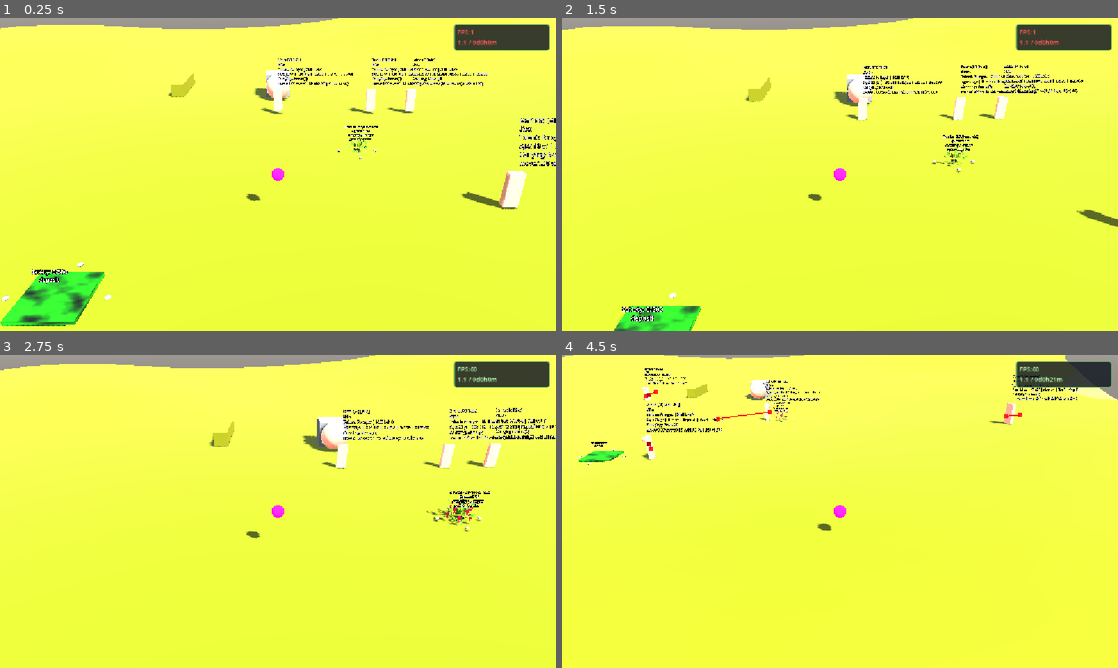
Above: before the commit, frames 1-4 (two rows, left to right).
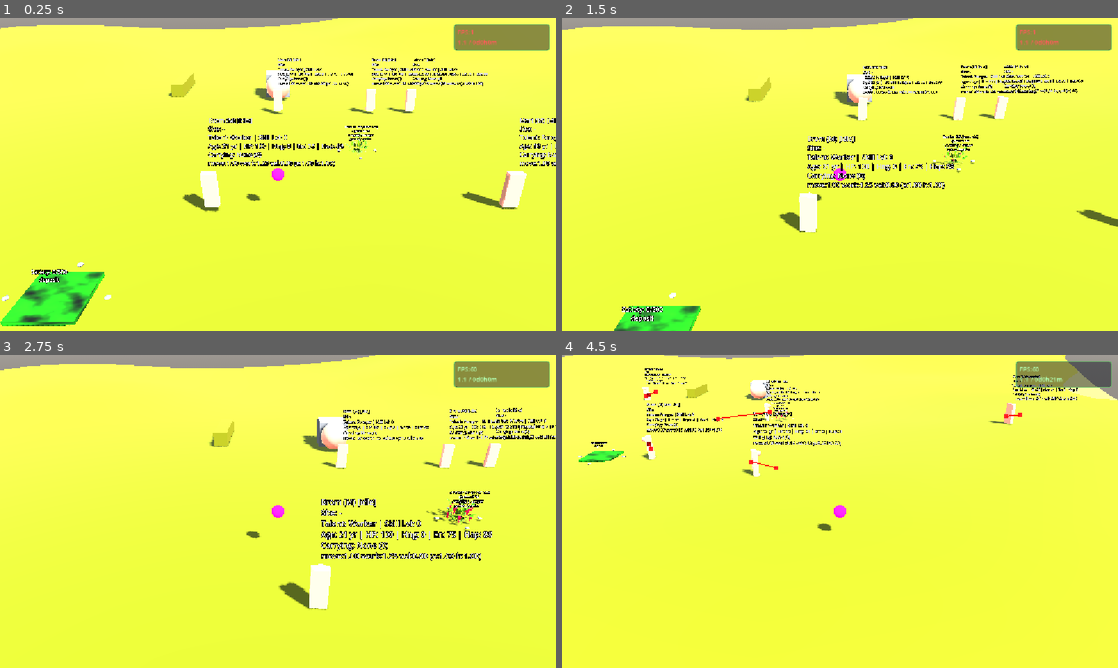
Above: after the commit, the same moments.

Repository: snowydad/Tribe
Game: Godot game, scene res://src/main/main.tscn
Same seed, same stepped clock (60 frames per second), same inputs: the game is played once before the commit and once after it. The project has no main scene, so this scene is started directly.
Inputs (mouse positions are in pixels of both pictures, inside the frame that each line leads up to):
- Up to frame 1 (0.25 s): no input
- Up to frame 2 (1.5 s): tap Enter at 0.5 s; move the mouse to (962, 158) at 0.52 s; tap 0 at 0.6 s; click (962, 158) at 0.67 s; tap Space at 1.25 s; drag from (728, 190) to (812, 237) at 1.27 s
- Up to frame 3 (2.75 s): tap Enter at 2 s; move the mouse to (333, 442) at 2.02 s; tap 2 at 2.1 s; click (333, 442) at 2.17 s
- Up to frame 4 (4.5 s): drag from (812, 574) to (673, 464) at 2.77 s; move the mouse to (1006, 558) at 3.52 s; tap 4 at 3.6 s; click (1006, 558) at 3.67 s; drag from (673, 464) to (756, 433) at 4.27 s

The runs differ from the first frame. In frame 1, 2.7% of the frame differs, in the area x 32-99%, y 2-62%; in frame 2, 2.8%; in frame 3, 3.4%, in the area x 50-99%, y 2-82%; in frame 4, 1.9%.

Commit message:
Char behavior

Diff:
--- a/src/autoload/TimeManager.gd
+++ b/src/autoload/TimeManager.gd
@@ -11,7 +11,7 @@
 const SAVE_PATH: String = "user://time_data.json"
 
 # Настройки из game_config.ini
-var seconds_per_year: float = 86400.0
+var seconds_per_year: float = 43200.0	#86400.0
 var day_night_cycle_seconds: float = 900.0
 
 var current_year: int = 1
--- a/src/environment/storage.gd
+++ b/src/environment/storage.gd
@@ -1,6 +1,6 @@
 # ==============================================================================
 # storage.gd — склад WorkSite: deposit / withdraw, сытость, WP = Marker3D
-# ОБНОВЛЕНО: 2026-10-09 — cleanup
+# ОБНОВЛЕНО: 2026-10-13 — never path to storage center
 # ==============================================================================
 extends Node3D
 class_name StorageSite
@@ -252,8 +252,24 @@
 			_occupied_slots[req_id] = best_i
 		return (markers[best_i] as Node3D).global_position
 
-	# нет свободных Marker — центр (лучше не доходить сюда)
-	return global_position
+	# все WP заняты — НЕ центр (navmesh/obstacle): ближайший marker или кольцо 1.2м
+	if markers.size() > 0:
+		var near_i: int = 0
+		var near_d: float = INF
+		for i in range(markers.size()):
+			var m2: Node3D = markers[i] as Node3D
+			if m2 == null:
+				continue
+			var d2: float = from.distance_to(m2.global_position)
+			if d2 < near_d:
+				near_d = d2
+				near_i = i
+		# не бронируем занятый слот — ждём у точки
+		return (markers[near_i] as Node3D).global_position
+
+	# нет Marker3D в сцене — кольцо вокруг, не origin
+	var ang: float = randf() * TAU
+	return global_position + Vector3(cos(ang), 0.0, sin(ang)) * 1.2
 
 
 func release_work_point(requester: Node3D) -> void:
--- a/src/main/main.tscn
+++ b/src/main/main.tscn
@@ -88,6 +88,9 @@
 [node name="Character4" parent="." unique_id=1439994891 instance=ExtResource("2_ab7mr")]
 transform = Transform3D(0.9987056, 0, -0.05086355, 0, 1, 0, 0.05086355, 0, 0.9987056, 9.491768, 2.620082, 22.519714)
 
+[node name="Character5" parent="." unique_id=311025156 instance=ExtResource("2_ab7mr")]
+transform = Transform3D(0.9987056, 0, -0.05086355, 0, 1, 0, 0.05086355, 0, 0.9987056, -2.7363024, 2.620082, 22.519714)
+
 [node name="DevBox" type="CSGBox3D" parent="." unique_id=1420518224]
 transform = Transform3D(1, 0, 0, 0, 1, 0, 0, 0, 1, 0, 2.1304998, 3.8581338)
 size = Vector3(2, 2, 2)
--- a/src/ui/CharacterInfoPanel.gd
+++ b/src/ui/CharacterInfoPanel.gd
@@ -1,6 +1,6 @@
 # ==============================================================================
 # CharacterInfoPanel.gd — HUD: FPS + время + инфо выбранного перса
-# ОБНОВЛЕНО: 2026-10-13 — work%% + eta in speeds line
+# ОБНОВЛЕНО: 2026-10-13 — label top-left, fill panel (no vertical jump)
 # res://src/ui/CharacterInfoPanel.gd
 # ==============================================================================
 extends PanelContainer
@@ -40,6 +40,7 @@
 
 func _apply_top_right_layout() -> void:
 	var panel_size: Vector2 = panel_size_expanded if _selected != null else panel_size_compact
+	# якорь верх-право: верхняя кромка не ездит при смене высоты
 	anchor_left = 1.0
 	anchor_top = 0.0
 	anchor_right = 1.0
@@ -50,10 +51,15 @@
 	offset_top = margin.y
 	offset_right = -margin.x
 	offset_bottom = margin.y + panel_size.y
+	if _label:
+		_label.vertical_alignment = VERTICAL_ALIGNMENT_TOP
+		_label.horizontal_alignment = HORIZONTAL_ALIGNMENT_LEFT
+		_label.size_flags_vertical = Control.SIZE_EXPAND_FILL
+		_label.size_flags_horizontal = Control.SIZE_EXPAND_FILL
 
 func _build_style() -> void:
 	var style := StyleBoxFlat.new()
-	style.bg_color = Color(0.08, 0.1, 0.14, 0.85)
+	style.bg_color = Color(0.08, 0.1, 0.14, 0.5)
 	style.border_color = Color(0.4, 0.75, 0.4, 0.9)
 	style.set_border_width_all(2)
 	style.set_corner_radius_all(6)
@@ -65,10 +71,16 @@
 	if _label == null:
 		_label = Label.new()
 		_label.name = "HudLabel"
-		_label.horizontal_alignment = HORIZONTAL_ALIGNMENT_LEFT
-		_label.vertical_alignment = VERTICAL_ALIGNMENT_TOP
-		_label.add_theme_font_size_override("font_size", 13)
 		add_child(_label)
+	# текст всегда сверху-слева; label на весь panel — не прыгает по центру
+	_label.horizontal_alignment = HORIZONTAL_ALIGNMENT_LEFT
+	_label.vertical_alignment = VERTICAL_ALIGNMENT_TOP
+	_label.size_flags_horizontal = Control.SIZE_EXPAND_FILL
+	_label.size_flags_vertical = Control.SIZE_EXPAND_FILL
+	_label.set_anchors_and_offsets_preset(Control.PRESET_FULL_RECT)
+	_label.autowrap_mode = TextServer.AUTOWRAP_OFF
+	_label.add_theme_font_size_override("font_size", 13)
+	_label.mouse_filter = Control.MOUSE_FILTER_IGNORE
 	_update_text()
 
 func _update_text() -> void:
Not shown, changed: assets/config/berries.ini
Not shown, changed: assets/config/game_config.ini
